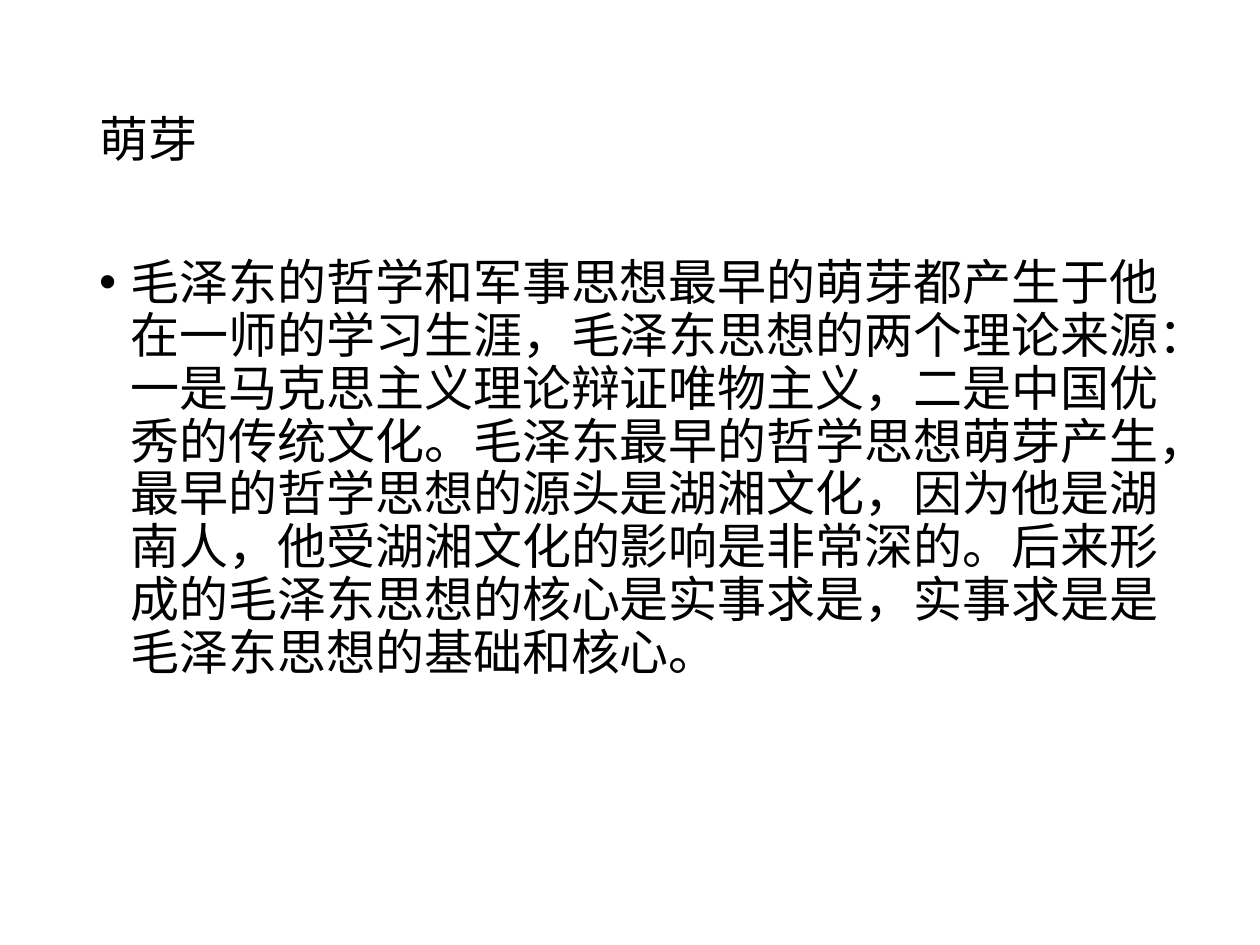
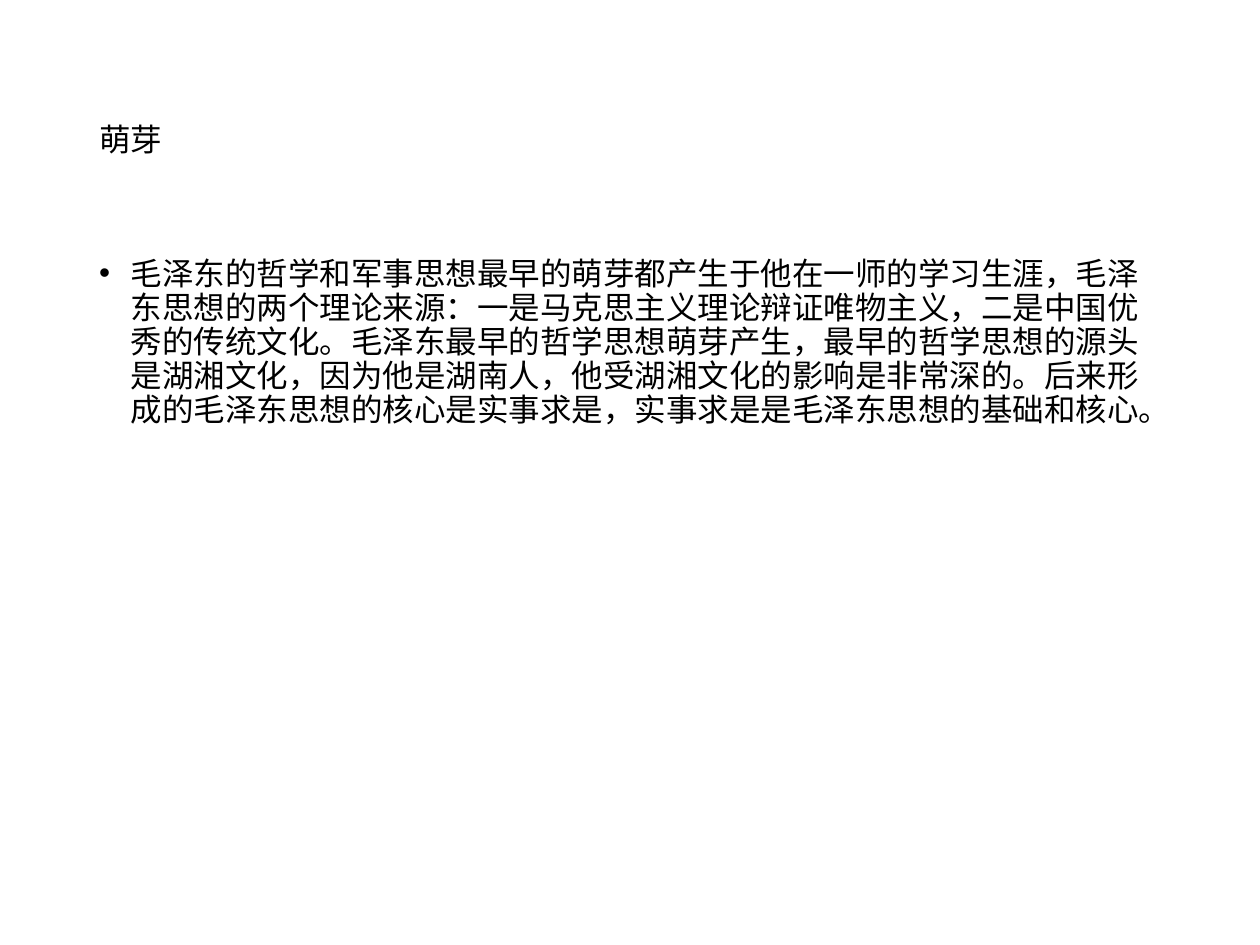
Before and after one commit to 117503445/history-ppt, a slide deck: slide 19 of 近代史张都铭小组-结构.pptx (slide 16 before the commit). Drawn at 1260x945 pixels with LibreOffice and Linux fonts; fonts in the diff are those of the drawing. Boxes give left, top, right and bottom in pixels: in the first picture for what was removed or moved away, otherwise in the second. Text is boxed around its words. In the diff, an @@ line names an element or a change of style, - is before the commit and + after.

```diff
--- a/近代史张都铭小组-结构.pptx
+++ b/近代史张都铭小组-结构.pptx
@@ title "萌芽" at bbox=[99, 124, 162, 154]: size 28 to 18 pt @@
@@ text "毛泽东的哲学和军事思想最早的萌芽都产生于他在一师的学习生涯，毛泽东思想的两个理论来源：一是马克思主义理论辩证唯物主义，二 ..." at bbox=[131, 258, 1171, 424]: size 28 to 18 pt @@
```
Also in this commit, not shown: 19 other slides changed, 4 slides added, 1 other file.
